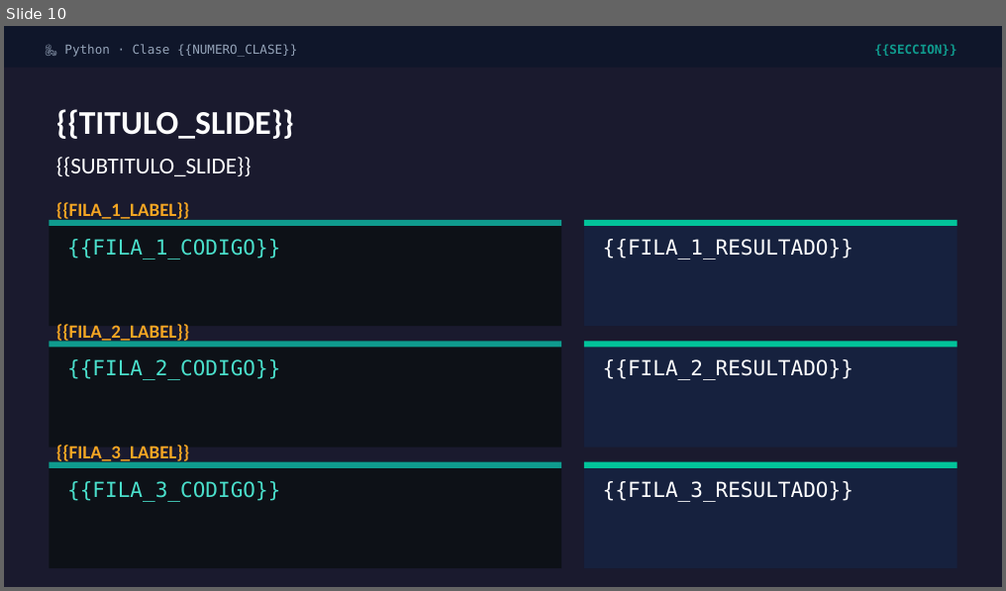
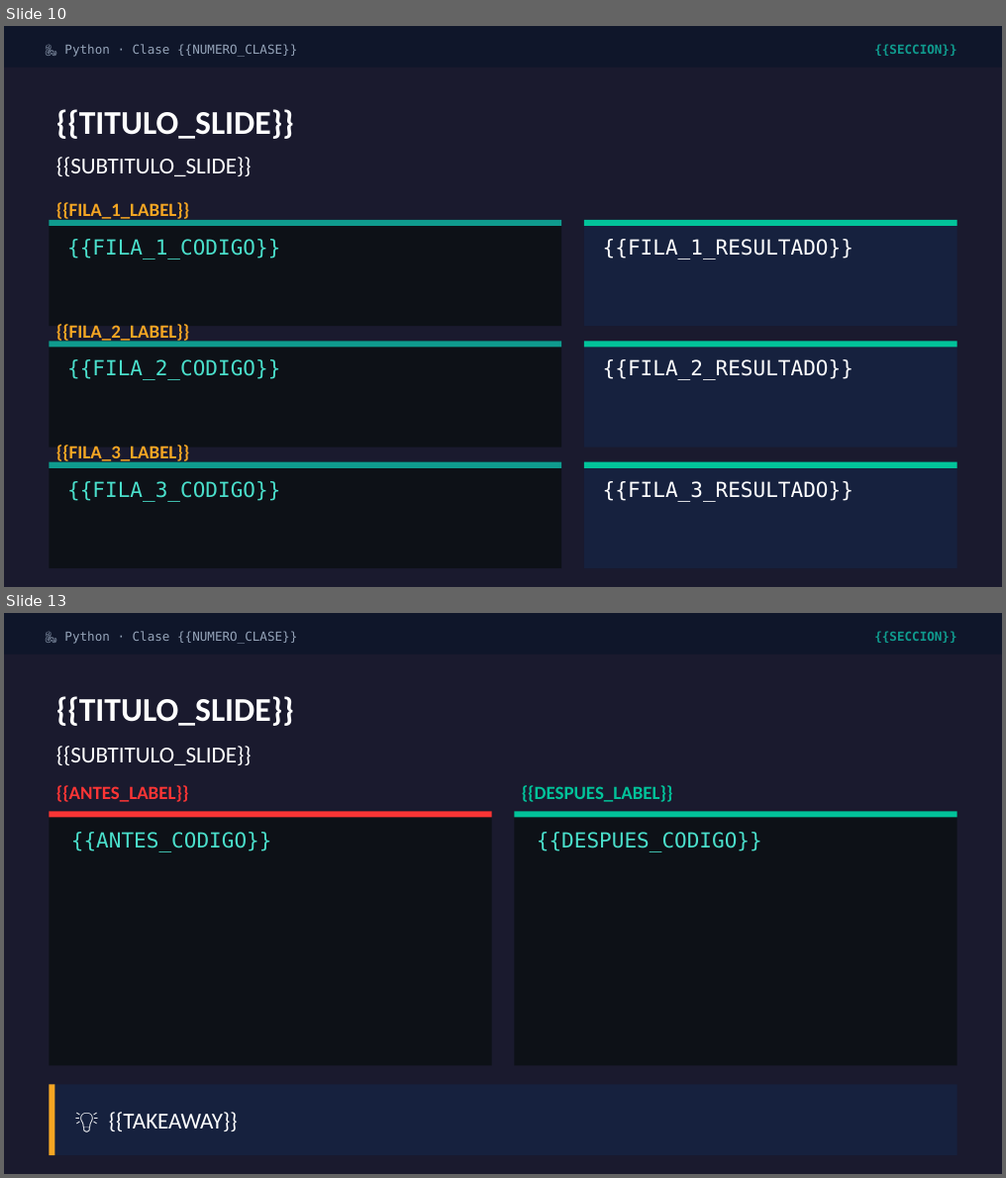
Before and after one commit to DiegoVP2001/clases-python, a slide deck: .claude/skills/generar-ppt-clase/plantilla_marca.pptx. Shown one above the other, each under a label of ours: slide 10 before the commit, slides 10 and 13 after it; the slides between them are not shown. The pictures are 1006x591 and 1006x1178 pixels, drawn with LibreOffice and Linux fonts; fonts in the diff are those of the drawing. Boxes give left, top, right and bottom in pixels: in the first picture for what was removed or moved away, otherwise in the second. Text is boxed around its words. In the diff, an @@ line names an element or a change of style, - is before the commit and + after.

```diff
--- a/.claude/skills/generar-ppt-clase/plantilla_marca.pptx
+++ b/.claude/skills/generar-ppt-clase/plantilla_marca.pptx
@@ slide 13 added at bbox=[4, 613, 1002, 1174], background #FFFFFF @@
@@ rectangle added at bbox=[4, 613, 1002, 1174], fill #1A1A2E @@
@@ rectangle added at bbox=[4, 613, 1002, 655], fill #0F162A @@
@@ text added at bbox=[64, 631, 297, 644], 12 pt, text #94A3B8 @@
+🐍 Python · Clase {{NUMERO_CLASE}}
@@ text added at bbox=[874, 631, 956, 643], 12 pt, text #0F9B8E, bold @@
+{{SECCION}}
@@ text added at bbox=[56, 696, 294, 726], 32 pt, text #FFFFFF, bold @@
+{{TITULO_SLIDE}}
@@ text added at bbox=[56, 746, 252, 765], 22 pt, text #FFFFFF @@
+{{SUBTITULO_SLIDE}}
@@ text added at bbox=[56, 785, 189, 802], 18 pt, text #FC3535, bold @@
+{{ANTES_LABEL}}
@@ text added at bbox=[522, 785, 673, 802], 18 pt, text #02C39A, bold @@
+{{DESPUES_LABEL}}
@@ rectangle added at bbox=[49, 811, 492, 1065], fill #0D1117 @@
@@ rectangle added at bbox=[49, 811, 492, 817], fill #FC3535 @@
@@ rectangle added at bbox=[515, 811, 957, 1065], fill #0D1117 @@
@@ rectangle added at bbox=[515, 811, 957, 817], fill #02C39A @@
@@ text added at bbox=[71, 832, 272, 853], 20 pt, text #4ADFCB @@
+{{ANTES_CODIGO}}
@@ text added at bbox=[537, 832, 762, 853], 20 pt, text #4ADFCB @@
+{{DESPUES_CODIGO}}
@@ rectangle added at bbox=[49, 1084, 957, 1156], fill #16213E @@
@@ rectangle added at bbox=[49, 1084, 54, 1156], fill #F5A623 @@
@@ text added at bbox=[109, 1112, 238, 1132], 22 pt, text #FFFFFF @@
+💡 {{TAKEAWAY}}
```
Also in this commit, not shown: 3 other slides added, 9 other files.
